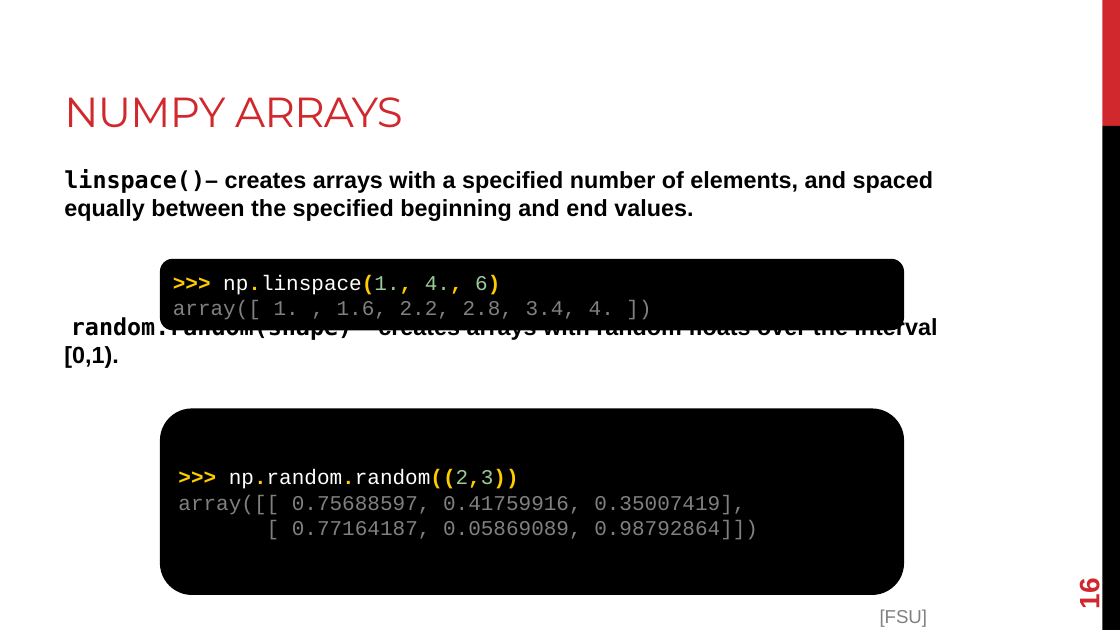
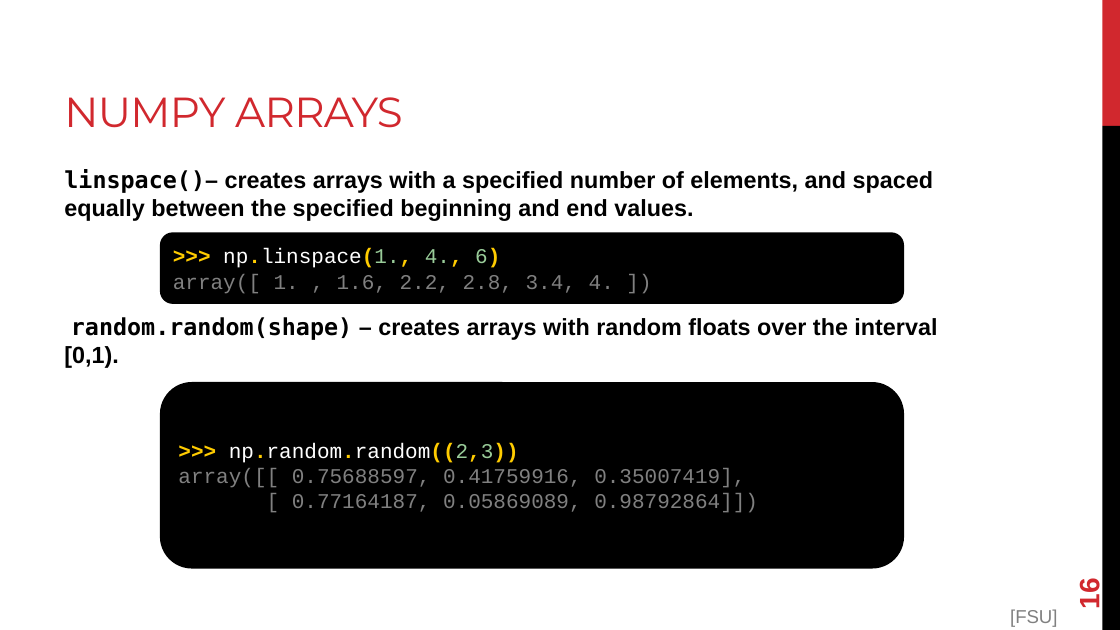
Before and after one commit to cmsc320/cmsc320.github.io, a slide deck: slide 16 of lecs/cmsc320_f2021_lec05.pptx. Drawn at 1120x630 pixels with LibreOffice and Linux fonts; fonts in the diff are those of the drawing. Boxes give left, top, right and bottom in pixels: in the first picture for what was removed or moved away, otherwise in the second. Text is boxed around its words. In the diff, an @@ line names an element or a change of style, - is before the commit and + after.

Commit message:
Lectures 5, 6, 7

```diff
--- a/lecs/cmsc320_f2021_lec05.pptx
+++ b/lecs/cmsc320_f2021_lec05.pptx
@@ rounded rectangle ">>> np.linspace(1., 4., 6) array([ ...": place and size @@
-rounded rectangle ">>> np.linspace(1., 4., 6) array([ ..." at (161, 260, 903, 329)
+rounded rectangle ">>> np.linspace(1., 4., 6) array([ ..." at (161, 234, 903, 302)
@@ rounded rectangle ">>> np.random.random((2,3)) array([[ 0.75688597, 0.41759916, ...": place and size @@
-rounded rectangle ">>> np.random.random((2,3)) array([[ 0.75688597, 0.41759916, ..." at (161, 410, 903, 594)
+rounded rectangle ">>> np.random.random((2,3)) array([[ 0.75688597, 0.41759916, ..." at (161, 383, 903, 567)
@@ text "[FSU]": place and size @@
-text "[FSU]" at (880, 609, 928, 627)
+text "[FSU]" at (1010, 609, 1058, 627)
```
Also in this commit, not shown: 3 other files.
